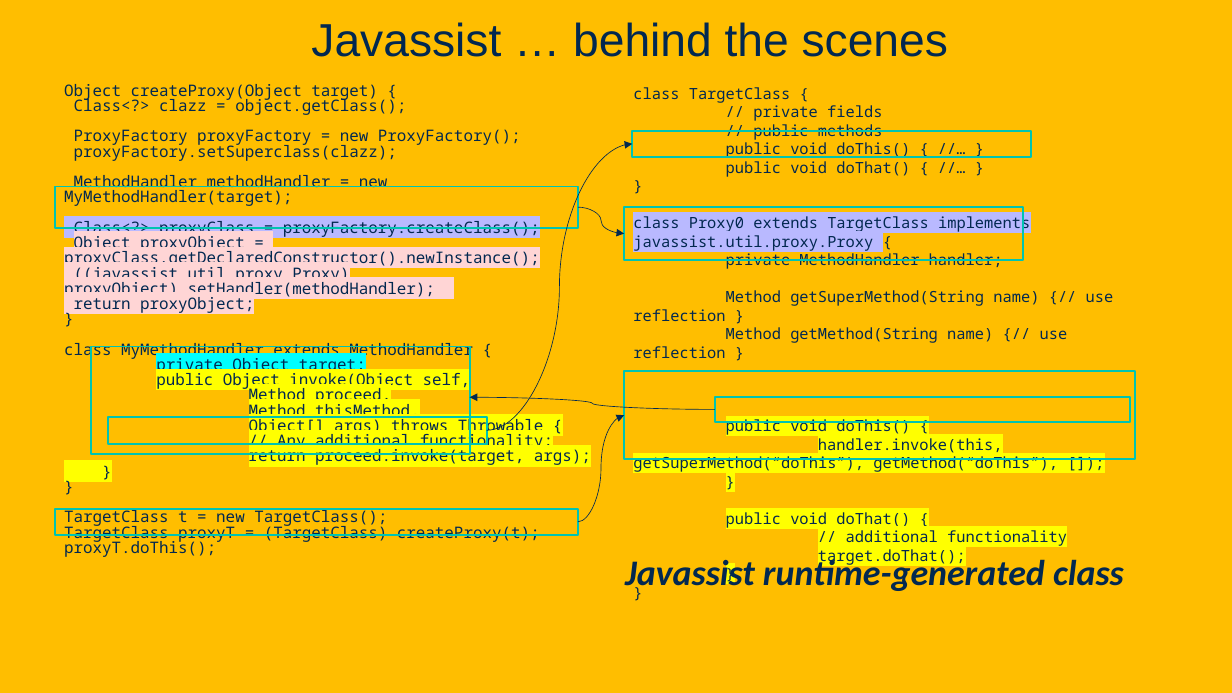
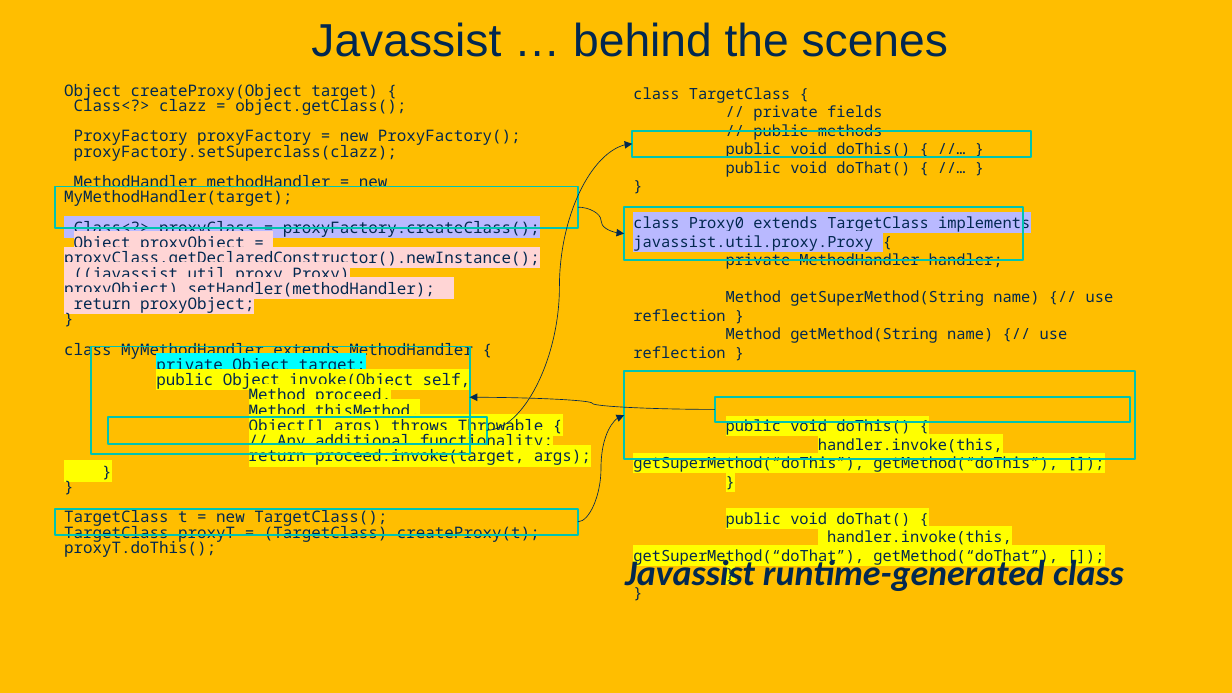
Before and after one commit to davsec-teaching/ecs160-f25, a slide deck: slide 107 of slides/5_annotations_and_reflection.pptx. Drawn at 1232x693 pixels with LibreOffice and Linux fonts; fonts in the diff are those of the drawing; background and template pictures are left out. Boxes give left, top, right and bottom in pixels: in the first picture for what was removed or moved away, otherwise in the second. Text is boxed around its words. In the diff, an @@ line names an element or a change of style, - is before the commit and + after.

```diff
--- a/slides/5_annotations_and_reflection.pptx
+++ b/slides/5_annotations_and_reflection.pptx
@@ text at (633,530,1058,566): text changed @@
-// additional functionality
-target.doThat();
-}
-}
+handler.invoke(this, getSuperMethod(“doThat”), getMethod(“doThat”), []);
+}
+}
```
Also in this commit, not shown: 2 other files.
